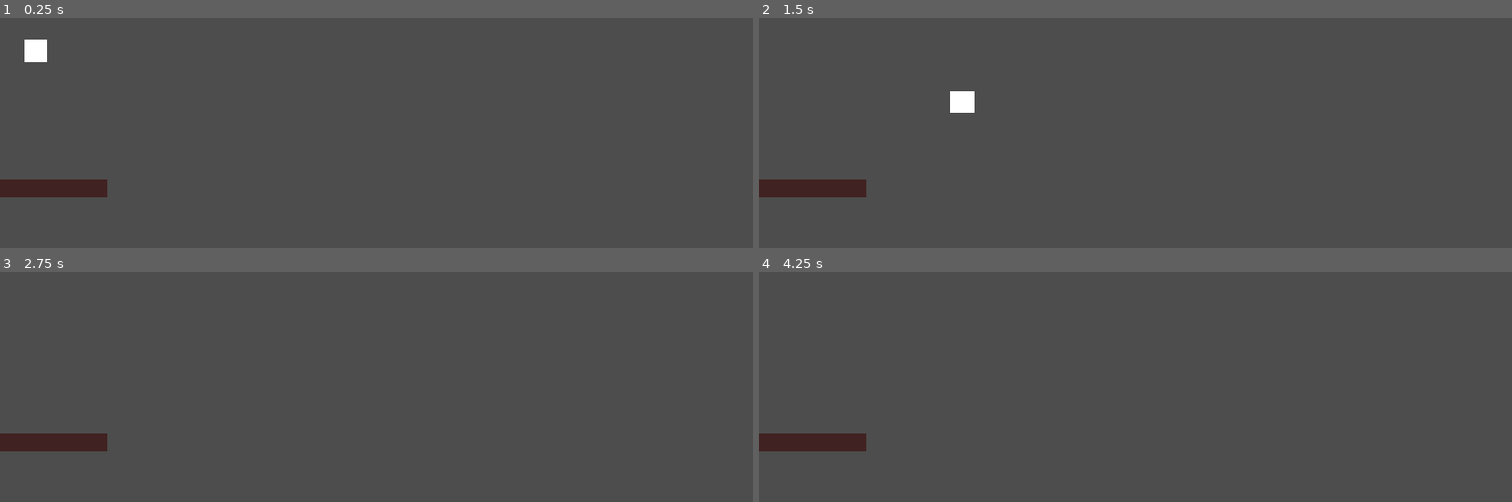
Above: before the commit, frames 1-4 (two rows, left to right).
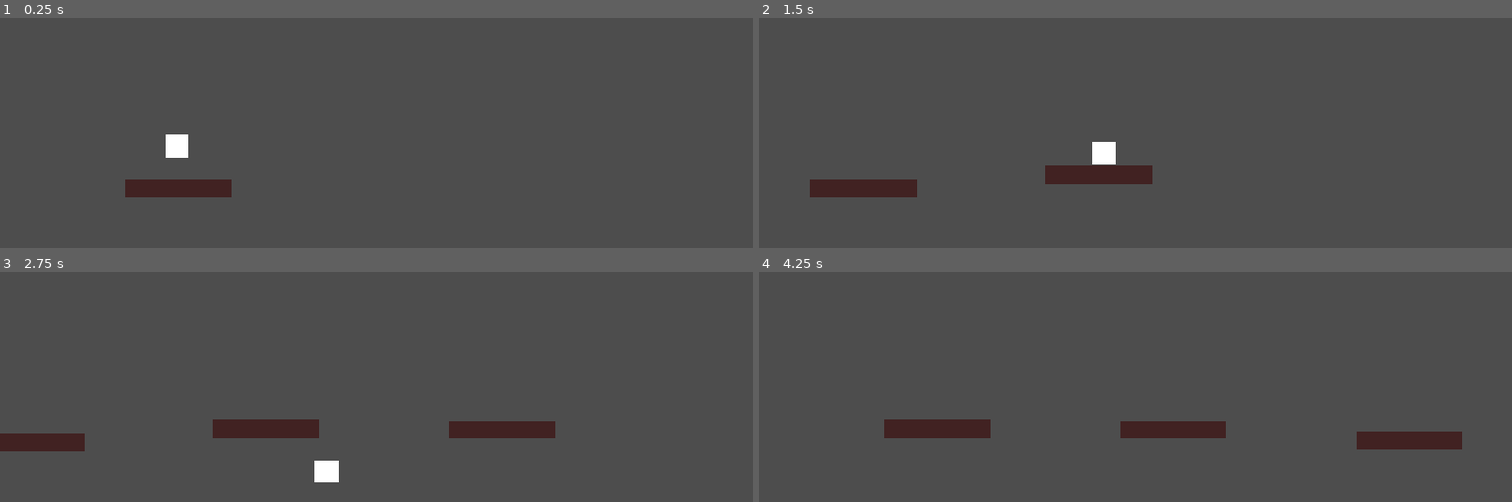
Above: after the commit, the same moments.

Repository: zxkevin168/gacha-space-birds
Game: Godot game, scene res://level.tscn
Two runs of this game, one before a commit and one after it. Both use one fixed random seed, a clock stepped at 60 frames per second and the inputs below.
Inputs:
- Up to frame 1 (0.25 s): no input
- Up to frame 2 (1.5 s): tap Enter (ui_accept) at 0.5, 0.77 s; hold Right (ui_right) from 0.53 s (still down)
- Up to frame 3 (2.75 s): tap Enter (ui_accept) at 1.52 s; release Right (ui_right) at 2.03 s; hold Left (ui_left) from 2.03 s (still down)
- Up to frame 4 (4.25 s): release Left (ui_left) at 2.78 s; hold Right (ui_right) from 2.78 s (still down); tap Enter (ui_accept) at 3.02, 3.77 s

The runs differ from the first frame. In frame 1, 2.8% of the frame differs, in the area x 0-31%, y 9-78%; in frame 2, 2.8%; in frame 3, 2.7%; in frame 4, 4.4%, in the area x 0-94%, y 64-78%.

Commit message:
simple platform spawner

Diff:
--- /dev/null
+++ b/level.gd
@@ -0,0 +1,31 @@
+extends Node2D
+
+@export var platform_scene: PackedScene
+
+@onready var last_platform: Node2D = $InitialPlatform
+var screen_size
+
+# Called when the node enters the scene tree for the first time.
+func _ready() -> void:
+    $PlatformSpawner.start()
+    screen_size = get_viewport_rect().size
+
+
+# Called every frame. 'delta' is the elapsed time since the previous frame.
+func _process(_delta: float) -> void:
+    pass
+
+
+func _on_spawn_platform() -> void:
+    var platform = platform_scene.instantiate()
+
+    var spawn_position = last_platform.position
+    spawn_position.x += 400
+    const diff = 100
+    spawn_position.y += randf_range(-diff, diff)
+    const height = 30
+    spawn_position.y = clamp(spawn_position.y, 0, screen_size.y - height)
+
+    platform.position = spawn_position
+    add_child(platform)
+    last_platform = platform
--- a/level.tscn
+++ b/level.tscn
@@ -1,13 +1,20 @@
-[gd_scene load_steps=3 format=3 uid="uid://15wmvodqfq3y"]
+[gd_scene load_steps=4 format=3 uid="uid://15wmvodqfq3y"]
 
+[ext_resource type="Script" uid="uid://0x10qny8aige" path="res://level.gd" id="1_oi3di"]
 [ext_resource type="PackedScene" uid="uid://bqrcs2tt108s3" path="res://player/player.tscn" id="1_vonw3"]
 [ext_resource type="PackedScene" uid="uid://oi0rg0scpf51" path="res://platform/platform.tscn" id="2_oi3di"]
 
-[node name="Level" type="Node"]
+[node name="Level" type="Node2D"]
+script = ExtResource("1_oi3di")
+platform_scene = ExtResource("2_oi3di")
 
 [node name="Player" parent="." instance=ExtResource("1_vonw3")]
-position = Vector2(40, 382)
+position = Vector2(281, 545)
 JUMP_VELOCITY = -500.0
 
-[node name="Platform" parent="." instance=ExtResource("2_oi3di")]
-position = Vector2(0, 650)
+[node name="InitialPlatform" parent="." instance=ExtResource("2_oi3di")]
+position = Vector2(237, 650)
+
+[node name="PlatformSpawner" type="Timer" parent="."]
+
+[connection signal="timeout" from="PlatformSpawner" to="." method="_on_spawn_platform"]
--- a/platform/platform.gd
+++ b/platform/platform.gd
@@ -1,14 +1,14 @@
 extends StaticBody2D
 
+var speed = 100
 
-# Called when the node enters the scene tree for the first time.
 func _ready() -> void:
-    pass # Replace with function body.
+    pass
 
 
-# Called every frame. 'delta' is the elapsed time since the previous frame.
-func _process(_delta: float) -> void:
-    pass
+func _process(delta: float) -> void:
+    var velocity = Vector2(-1, 0) * speed * delta
+    position += velocity
 
 
 func _on_visible_on_screen_notifier_2d_screen_exited() -> void:
--- a/platform/platform.tscn
+++ b/platform/platform.tscn
@@ -18,5 +18,7 @@
 shape = SubResource("RectangleShape2D_w5ddp")
 
 [node name="VisibleOnScreenNotifier2D" type="VisibleOnScreenNotifier2D" parent="."]
+position = Vector2(56, 15)
+rect = Rect2(-56, -15, 181, 29)
 
 [connection signal="screen_exited" from="VisibleOnScreenNotifier2D" to="." method="_on_visible_on_screen_notifier_2d_screen_exited"]
Not shown, added: level.gd.uid
